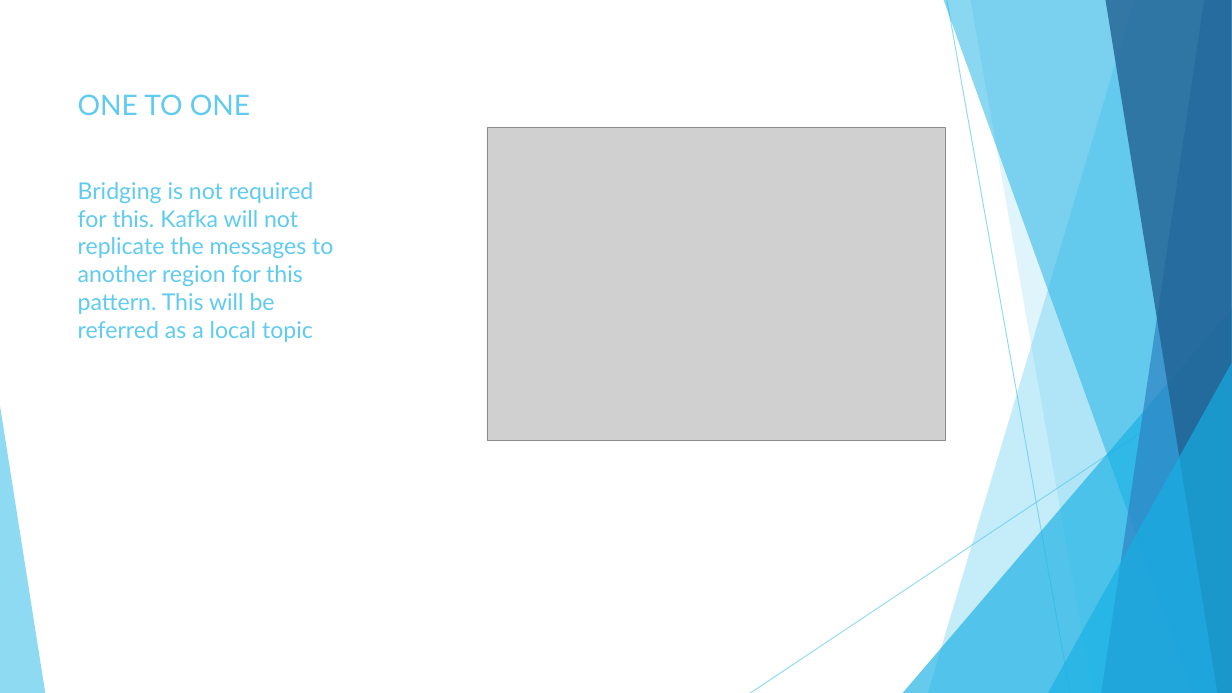
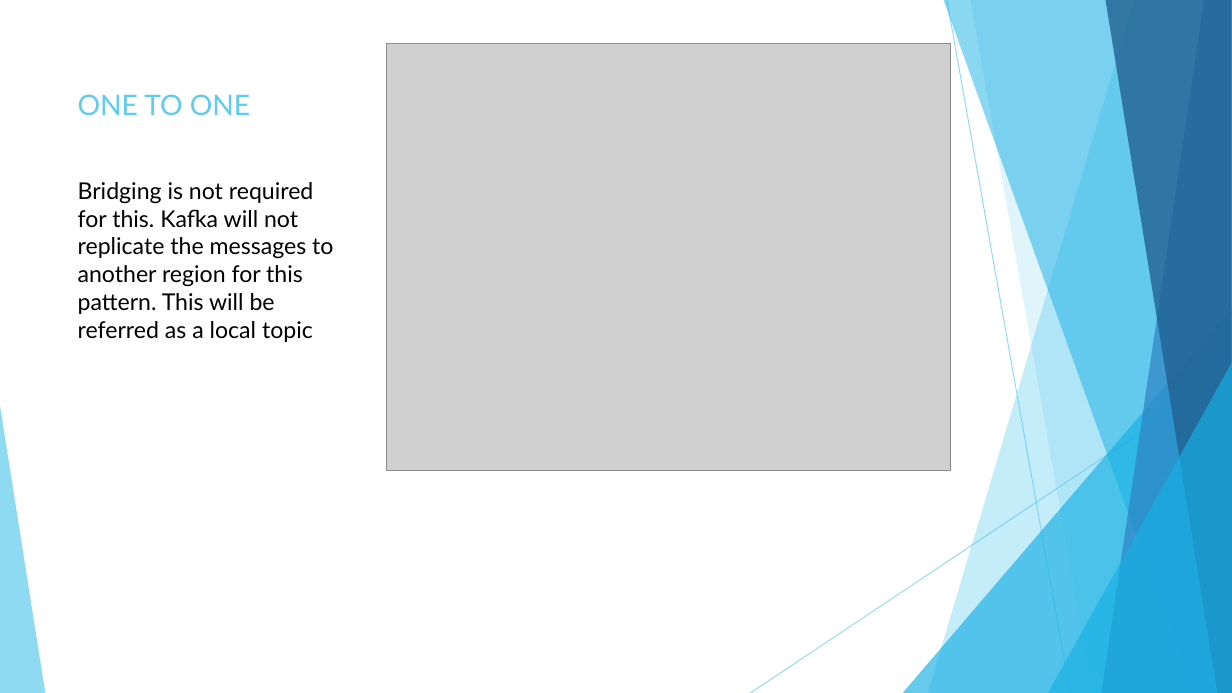
Before and after one commit to csuryac/general, a slide deck: slide 7 of Kafka@SSC.pptx. Drawn at 1232x693 pixels with LibreOffice and Linux fonts; fonts in the diff are those of the drawing; grey boxes stand for pictures. Boxes give left, top, right and bottom in pixels: in the first picture for what was removed or moved away, otherwise in the second. Text is boxed around its words. In the diff, an @@ line names an element or a change of style, - is before the commit and + after.

```diff
--- a/Kafka@SSC.pptx
+++ b/Kafka@SSC.pptx
@@ picture: place and size @@
-picture at [487,128,945,442]
+picture at [386,43,951,470]
@@ title "ONE TO ONE Bridging is ..." at [78,94,333,342]: text colour #5FCBEF to #000000 @@
```
Also in this commit, not shown: 1 other slide changed.
